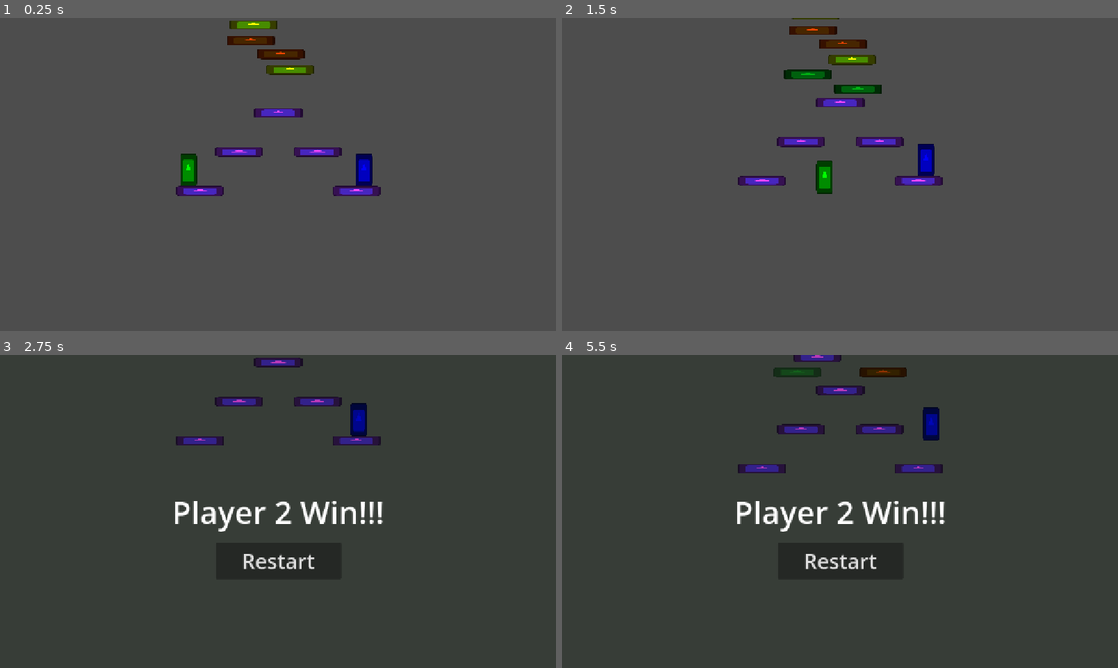
Above: before the commit, frames 1-4 (two rows, left to right).
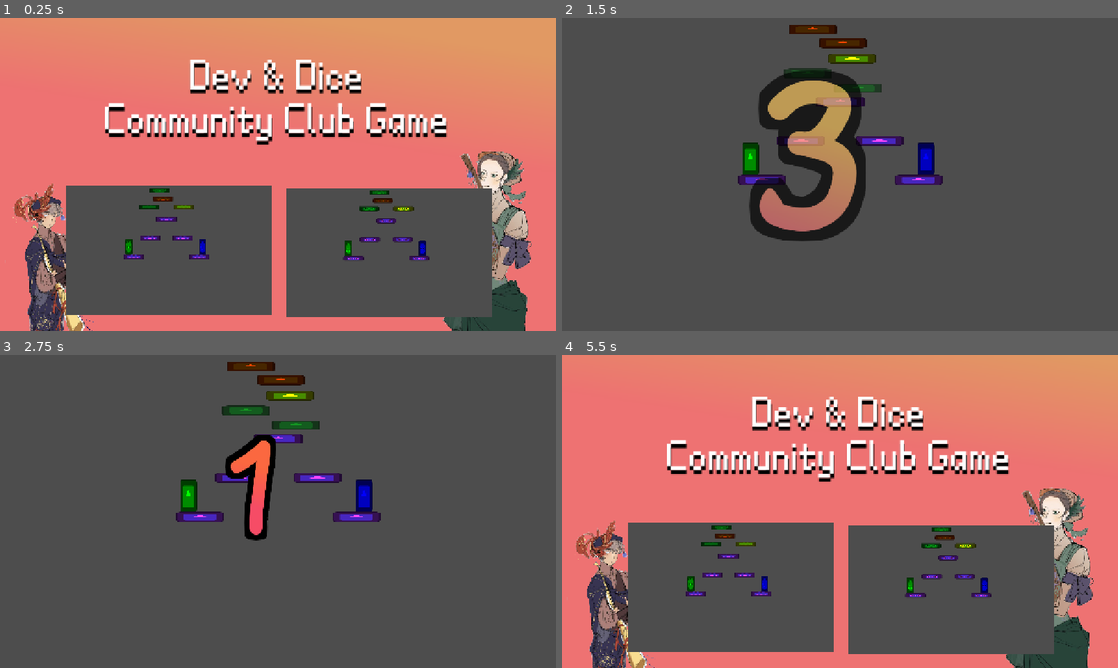
Above: after the commit, the same moments.

Repository: SUTD-Dev-n-Dice/CCG-2025
Game: Godot game, scene res://Scenes/Levels/mainmenu.tscn
The game is run twice, just before and just after one commit, with the same random seed, the same clock (stepped at 60 frames per second) and the same inputs. Before the commit the project starts from res://Scenes/Levels/Minigames/Platformer.tscn. The engine's default icon, where the game draws it, is replaced by a stand-in: a white triangle on a blue panel in a dark square.
Inputs (mouse positions are in pixels of both pictures, inside the frame that each line leads up to):
- Up to frame 1 (0.25 s): no input
- Up to frame 2 (1.5 s): hold D (right1) from 0.53 s (still down); tap . (.) at 0.6 s; tap W (up1) at 0.77, 1.07 s; tap C (c) at 0.8, 1.35 s
- Up to frame 3 (2.75 s): tap W (up1) at 1.52, 1.82 s; tap Left (left2) at 1.55, 2.1 s; release D (right1) at 2.03 s; hold A (left1) from 2.03 s (still down); tap Right (right2) at 2.3 s
- Up to frame 4 (5.5 s): release A (left1) at 2.75 s; click (840, 561) at 2.75 s, where only the run before the commit has a clickable "Restart"; hold D (right1) 3.53-5.03 s; tap Right (right2) at 3.6 s; tap W (up1) at 3.77, 4.07, 4.52, 4.82, 5.27 s; tap / (slash) at 3.8, 4.35 s; tap Up (up2) at 4.55, 5.1 s; hold A (left1) from 5.03 s (still down); tap V (v) at 5.3 s

The runs differ from the first frame. In frame 1, 70% of the frame differs, in the area x 0-100%, y 0-100%; in frame 2, 9.6%; in frame 3, 9.5%; in frame 4, 71%.

Commit message:
Start Menu and Countdown

Diff:
--- /dev/null
+++ b/Resources/Shaders/mainmenu.gdshader
@@ -0,0 +1,7 @@
+shader_type canvas_item;
+
+uniform float speed = 1;
+
+void fragment() {
+	COLOR = texture(TEXTURE, vec2(UV.x, UV.y + speed*TIME));
+}
--- a/Scenes/Levels/Minigames/Platformer.tscn
+++ b/Scenes/Levels/Minigames/Platformer.tscn
@@ -1,15 +1,236 @@
-[gd_scene load_steps=8 format=3 uid="uid://bggcj6k1dq1xk"]
+[gd_scene load_steps=19 format=3 uid="uid://bggcj6k1dq1xk"]
 
 [ext_resource type="Script" uid="uid://ca5owgkvbmvbo" path="res://Scripts/Levels/Minigames/platformer.gd" id="1_nngu6"]
+[ext_resource type="PackedScene" uid="uid://dfoyaxcxo3mks" path="res://Scenes/Levels/mainmenu.tscn" id="2_8mlde"]
 [ext_resource type="Script" uid="uid://b2nwa3nm13tyy" path="res://Scripts/Levels/Minigames/camera_2d.gd" id="2_no06q"]
 [ext_resource type="PackedScene" uid="uid://b57hn2eqj0vgl" path="res://Scenes/Objects/Platformer/Platforms/platform.tscn" id="2_sb3c7"]
 [ext_resource type="PackedScene" uid="uid://do1s2yydekb60" path="res://Scenes/Objects/Platformer/Platforms/crumbling.tscn" id="3_2pwja"]
 [ext_resource type="PackedScene" uid="uid://b8ofgpw3k131m" path="res://Scenes/Objects/Platformer/player.tscn" id="3_d1y02"]
 [ext_resource type="PackedScene" uid="uid://87dp1wpph747" path="res://Scenes/Objects/Platformer/Platforms/phasing.tscn" id="4_4vubk"]
 [ext_resource type="PackedScene" uid="uid://b2rcrcsty67fj" path="res://Scenes/Objects/Platformer/Platforms/mystery.tscn" id="5_8mlde"]
+[ext_resource type="Texture2D" uid="uid://ccnwrh3y1x66g" path="res://Assets/Sprites/x.png" id="9_md5gn"]
+[ext_resource type="Texture2D" uid="uid://esfmd70jq0ii" path="res://Assets/Sprites/y.png" id="10_nurpg"]
+[ext_resource type="Texture2D" uid="uid://c1p44v0s2h63f" path="res://Assets/Sprites/3.png" id="11_wwiic"]
+[ext_resource type="Texture2D" uid="uid://0hdsvmo2mht4" path="res://Assets/Sprites/2.png" id="12_7kkf6"]
+[ext_resource type="Texture2D" uid="uid://k8fulfdoayo5" path="res://Assets/Sprites/1.png" id="13_ci8wu"]
+[ext_resource type="Texture2D" uid="uid://dfngpns5prh4k" path="res://Assets/Sprites/go.png" id="14_gfau8"]
+
+[sub_resource type="Animation" id="Animation_uwes4"]
+resource_name = "start"
+length = 3.0
+step = 0.1
+tracks/0/type = "value"
+tracks/0/imported = false
+tracks/0/enabled = true
+tracks/0/path = NodePath("CanvasLayer/321/3:scale")
+tracks/0/interp = 1
+tracks/0/loop_wrap = true
+tracks/0/keys = {
+"times": PackedFloat32Array(0, 0.2, 1),
+"transitions": PackedFloat32Array(1, 1, 1),
+"update": 0,
+"values": [Vector2(1e-05, 1e-05), Vector2(1, 1), Vector2(1.1, 1.1)]
+}
+tracks/1/type = "value"
+tracks/1/imported = false
+tracks/1/enabled = true
+tracks/1/path = NodePath("CanvasLayer/321/2:scale")
+tracks/1/interp = 1
+tracks/1/loop_wrap = true
+tracks/1/keys = {
+"times": PackedFloat32Array(1, 1.2, 2),
+"transitions": PackedFloat32Array(1, 1, 1),
+"update": 0,
+"values": [Vector2(1e-05, 1e-05), Vector2(1, 1), Vector2(1.1, 1.1)]
+}
+tracks/2/type = "value"
+tracks/2/imported = false
+tracks/2/enabled = true
+tracks/2/path = NodePath("CanvasLayer/321/1:scale")
+tracks/2/interp = 1
+tracks/2/loop_wrap = true
+tracks/2/keys = {
+"times": PackedFloat32Array(2, 2.2, 3),
+"transitions": PackedFloat32Array(1, 1, 1),
+"update": 0,
+"values": [Vector2(1e-05, 1e-05), Vector2(1, 1), Vector2(1.1, 1.1)]
+}
+tracks/3/type = "value"
+tracks/3/imported = false
+tracks/3/enabled = true
+tracks/3/path = NodePath("CanvasLayer/321/3:modulate")
+tracks/3/interp = 1
+tracks/3/loop_wrap = true
+tracks/3/keys = {
+"times": PackedFloat32Array(0.8, 1),
+"transitions": PackedFloat32Array(1, 1),
+"update": 0,
+"values": [Color(1, 1, 1, 1), Color(1, 1, 1, 0)]
+}
+tracks/4/type = "value"
+tracks/4/imported = false
+tracks/4/enabled = true
+tracks/4/path = NodePath("CanvasLayer/321/2:modulate")
+tracks/4/interp = 1
+tracks/4/loop_wrap = true
+tracks/4/keys = {
+"times": PackedFloat32Array(1.8, 2),
+"transitions": PackedFloat32Array(1, 1),
+"update": 0,
+"values": [Color(1, 1, 1, 1), Color(1, 1, 1, 0)]
+}
+tracks/5/type = "value"
+tracks/5/imported = false
+tracks/5/enabled = true
+tracks/5/path = NodePath("CanvasLayer/321/1:modulate")
+tracks/5/interp = 1
+tracks/5/loop_wrap = true
+tracks/5/keys = {
+"times": PackedFloat32Array(2.8, 3),
+"transitions": PackedFloat32Array(1, 1),
+"update": 0,
+"values": [Color(1, 1, 1, 1), Color(1, 1, 1, 0)]
+}
+
+[sub_resource type="Animation" id="Animation_hslbb"]
+length = 0.001
+tracks/0/type = "value"
+tracks/0/imported = false
+tracks/0/enabled = true
+tracks/0/path = NodePath("CanvasLayer/321/3:scale")
+tracks/0/interp = 1
+tracks/0/loop_wrap = true
+tracks/0/keys = {
+"times": PackedFloat32Array(0),
+"transitions": PackedFloat32Array(1),
+"update": 0,
+"values": [Vector2(1e-05, 1e-05)]
+}
+tracks/1/type = "value"
+tracks/1/imported = false
+tracks/1/enabled = true
+tracks/1/path = NodePath("CanvasLayer/321/2:scale")
+tracks/1/interp = 1
+tracks/1/loop_wrap = true
+tracks/1/keys = {
+"times": PackedFloat32Array(0),
+"transitions": PackedFloat32Array(1),
+"update": 0,
+"values": [Vector2(1e-05, 1e-05)]
+}
+tracks/2/type = "value"
+tracks/2/imported = false
+tracks/2/enabled = true
+tracks/2/path = NodePath("CanvasLayer/321/1:scale")
+tracks/2/interp = 1
+tracks/2/loop_wrap = true
+tracks/2/keys = {
+"times": PackedFloat32Array(0),
+"transitions": PackedFloat32Array(1),
+"update": 0,
+"values": [Vector2(1e-05, 1e-05)]
+}
+tracks/3/type = "value"
+tracks/3/imported = false
+tracks/3/enabled = true
+tracks/3/path = NodePath("CanvasLayer/321/3:modulate")
+tracks/3/interp = 1
+tracks/3/loop_wrap = true
+tracks/3/keys = {
+"times": PackedFloat32Array(0),
+"transitions": PackedFloat32Array(1),
+"update": 0,
+"values": [Color(1, 1, 1, 1)]
+}
+tracks/4/type = "value"
+tracks/4/imported = false
+tracks/4/enabled = true
+tracks/4/path = NodePath("CanvasLayer/321/2:modulate")
+tracks/4/interp = 1
+tracks/4/loop_wrap = true
+tracks/4/keys = {
+"times": PackedFloat32Array(0),
+"transitions": PackedFloat32Array(1),
+"update": 0,
+"values": [Color(1, 1, 1, 1)]
+}
+tracks/5/type = "value"
+tracks/5/imported = false
+tracks/5/enabled = true
+tracks/5/path = NodePath("CanvasLayer/321/1:modulate")
+tracks/5/interp = 1
+tracks/5/loop_wrap = true
+tracks/5/keys = {
+"times": PackedFloat32Array(0),
+"transitions": PackedFloat32Array(1),
+"update": 0,
+"values": [Color(1, 1, 1, 1)]
+}
+tracks/6/type = "value"
+tracks/6/imported = false
+tracks/6/enabled = true
+tracks/6/path = NodePath("CanvasLayer/321/Go:scale")
+tracks/6/interp = 1
+tracks/6/loop_wrap = true
+tracks/6/keys = {
+"times": PackedFloat32Array(0),
+"transitions": PackedFloat32Array(1),
+"update": 0,
+"values": [Vector2(1e-05, 1e-05)]
+}
+tracks/7/type = "value"
+tracks/7/imported = false
+tracks/7/enabled = true
+tracks/7/path = NodePath("CanvasLayer/321/Go:modulate")
+tracks/7/interp = 1
+tracks/7/loop_wrap = true
+tracks/7/keys = {
+"times": PackedFloat32Array(0),
+"transitions": PackedFloat32Array(1),
+"update": 0,
+"values": [Color(1, 1, 1, 1)]
+}
+
+[sub_resource type="Animation" id="Animation_wwiic"]
+resource_name = "go"
+length = 2.0
+step = 0.1
+tracks/0/type = "value"
+tracks/0/imported = false
+tracks/0/enabled = true
+tracks/0/path = NodePath("CanvasLayer/321/Go:scale")
+tracks/0/interp = 1
+tracks/0/loop_wrap = true
+tracks/0/keys = {
+"times": PackedFloat32Array(0, 0.2, 2),
+"transitions": PackedFloat32Array(1, 0.5, 1),
+"update": 0,
+"values": [Vector2(1e-05, 1e-05), Vector2(0.8, 0.8), Vector2(1, 1)]
+}
+tracks/1/type = "value"
+tracks/1/imported = false
+tracks/1/enabled = true
+tracks/1/path = NodePath("CanvasLayer/321/Go:modulate")
+tracks/1/interp = 1
+tracks/1/loop_wrap = true
+tracks/1/keys = {
+"times": PackedFloat32Array(0, 2),
+"transitions": PackedFloat32Array(1, 1),
+"update": 0,
+"values": [Color(1, 1, 1, 1), Color(1, 1, 1, 0)]
+}
+
+[sub_resource type="AnimationLibrary" id="AnimationLibrary_xal5x"]
+_data = {
+&"RESET": SubResource("Animation_hslbb"),
+&"go": SubResource("Animation_wwiic"),
+&"start": SubResource("Animation_uwes4")
+}
 
 [node name="Platformer" type="Node2D"]
+process_mode = 3
 script = ExtResource("1_nngu6")
+main_menu = ExtResource("2_8mlde")
 platform_nodes = Array[PackedScene]([ExtResource("2_sb3c7"), ExtResource("5_8mlde"), ExtResource("3_2pwja"), ExtResource("4_4vubk")])
 
 [node name="Camera2D" type="Camera2D" parent="." node_paths=PackedStringArray("player_1", "player_2")]
@@ -19,6 +240,7 @@
 player_2 = NodePath("../Players/Player2")
 
 [node name="Players" type="Node2D" parent="."]
+process_mode = 1
 
 [node name="Player" parent="Players" instance=ExtResource("3_d1y02")]
 position = Vector2(-345, 216)
@@ -89,6 +311,31 @@
 theme_override_font_sizes/font_size = 48
 text = "Restart"
 
+[node name="MainMenu" type="Button" parent="CanvasLayer/Player1Win"]
+process_mode = 3
+layout_mode = 1
+anchors_preset = 8
+anchor_left = 0.5
+anchor_top = 0.5
+anchor_right = 0.5
+anchor_bottom = 0.5
+offset_left = -144.0
+offset_top = 160.0
+offset_right = 145.0
+offset_bottom = 244.0
+grow_horizontal = 2
+grow_vertical = 2
+theme_override_font_sizes/font_size = 48
+text = "Main Menu"
+
+[node name="X" type="Sprite2D" parent="CanvasLayer/Player1Win"]
+position = Vector2(819, 472)
+texture = ExtResource("9_md5gn")
+
+[node name="Y" type="Sprite2D" parent="CanvasLayer/Player1Win"]
+position = Vector2(823, 566)
+texture = ExtResource("10_nurpg")
+
 [node name="Player2Win" type="ColorRect" parent="CanvasLayer"]
 visible = false
 anchors_preset = 15
@@ -131,7 +378,64 @@
 theme_override_font_sizes/font_size = 48
 text = "Restart"
 
+[node name="MainMenu" type="Button" parent="CanvasLayer/Player2Win"]
+process_mode = 3
+layout_mode = 1
+anchors_preset = 8
+anchor_left = 0.5
+anchor_top = 0.5
+anchor_right = 0.5
+anchor_bottom = 0.5
+offset_left = -144.0
+offset_top = 160.0
+offset_right = 145.0
+offset_bottom = 244.0
+grow_horizontal = 2
+grow_vertical = 2
+theme_override_font_sizes/font_size = 48
+text = "Main Menu"
+
+[node name="X" type="Sprite2D" parent="CanvasLayer/Player2Win"]
+position = Vector2(819, 472)
+texture = ExtResource("9_md5gn")
+
+[node name="Y" type="Sprite2D" parent="CanvasLayer/Player2Win"]
+position = Vector2(823, 566)
+texture = ExtResource("10_nurpg")
+
+[node name="AnimationPlayer" type="AnimationPlayer" parent="CanvasLayer"]
+root_node = NodePath("../..")
+libraries = {
+&"": SubResource("AnimationLibrary_xal5x")
+}
+autoplay = "start"
+
+[node name="321" type="Node2D" parent="CanvasLayer"]
+
+[node name="3" type="Sprite2D" parent="CanvasLayer/321"]
+position = Vector2(574, 302)
+scale = Vector2(1e-05, 1e-05)
+texture = ExtResource("11_wwiic")
+
+[node name="2" type="Sprite2D" parent="CanvasLayer/321"]
+position = Vector2(585, 311)
+scale = Vector2(1e-05, 1e-05)
+texture = ExtResource("12_7kkf6")
+
+[node name="1" type="Sprite2D" parent="CanvasLayer/321"]
+position = Vector2(580, 300)
+scale = Vector2(1e-05, 1e-05)
+texture = ExtResource("13_ci8wu")
+
+[node name="Go" type="Sprite2D" parent="CanvasLayer/321"]
+position = Vector2(596, 361)
+scale = Vector2(1e-05, 1e-05)
+texture = ExtResource("14_gfau8")
+
 [connection signal="die" from="Players/Player" to="." method="_on_player_1_die"]
 [connection signal="die" from="Players/Player2" to="." method="_on_player_2_die"]
 [connection signal="pressed" from="CanvasLayer/Player1Win/Restart" to="." method="_on_restart_pressed"]
+[connection signal="pressed" from="CanvasLayer/Player1Win/MainMenu" to="." method="_on_main_menu_pressed"]
 [connection signal="pressed" from="CanvasLayer/Player2Win/Restart" to="." method="_on_restart_pressed"]
+[connection signal="pressed" from="CanvasLayer/Player2Win/MainMenu" to="." method="_on_main_menu_pressed"]
+[connection signal="animation_finished" from="CanvasLayer/AnimationPlayer" to="." method="_on_animation_player_animation_finished"]
--- /dev/null
+++ b/Scenes/Levels/mainmenu.tscn
@@ -0,0 +1,152 @@
+[gd_scene load_steps=13 format=3 uid="uid://dfoyaxcxo3mks"]
+
+[ext_resource type="Script" uid="uid://fkbc0dpvyqrc" path="res://Scripts/Levels/mainmenu.gd" id="1_v2vhv"]
+[ext_resource type="Shader" uid="uid://dwmq3bowamajt" path="res://Resources/Shaders/mainmenu.gdshader" id="1_wbmw1"]
+[ext_resource type="PackedScene" uid="uid://bggcj6k1dq1xk" path="res://Scenes/Levels/Minigames/Platformer.tscn" id="2_qyrli"]
+[ext_resource type="Texture2D" uid="uid://dkbph3iavs1yn" path="res://Assets/Sprites/MainMenuBackground.png" id="2_v2vhv"]
+[ext_resource type="Texture2D" uid="uid://dii2hkc8paf7l" path="res://Assets/Sprites/WIP_1.png" id="4_xc4ow"]
+[ext_resource type="Texture2D" uid="uid://c5smwo5uvcoba" path="res://Assets/Sprites/WIP_2.png" id="5_cakra"]
+[ext_resource type="FontFile" uid="uid://dm6ffv3g8i4j3" path="res://Assets/Fonts/test.ttf" id="6_cakra"]
+[ext_resource type="Texture2D" uid="uid://bok3rlqbk7x5c" path="res://Assets/Sprites/Pllatformer Screenshot.png" id="7_qmniu"]
+
+[sub_resource type="ShaderMaterial" id="ShaderMaterial_0g7yi"]
+shader = ExtResource("1_wbmw1")
+shader_parameter/speed = 0.2
+
+[sub_resource type="Animation" id="Animation_qmniu"]
+resource_name = "loop"
+length = 8.0
+loop_mode = 1
+step = 0.1
+tracks/0/type = "value"
+tracks/0/imported = false
+tracks/0/enabled = true
+tracks/0/path = NodePath("Label:position")
+tracks/0/interp = 2
+tracks/0/loop_wrap = true
+tracks/0/keys = {
+"times": PackedFloat32Array(0, 4, 8),
+"transitions": PackedFloat32Array(1, 1, 1),
+"update": 0,
+"values": [Vector2(30, 93), Vector2(30, 53), Vector2(30, 93)]
+}
+tracks/1/type = "value"
+tracks/1/imported = false
+tracks/1/enabled = true
+tracks/1/path = NodePath("Wip2:rotation")
+tracks/1/interp = 2
+tracks/1/loop_wrap = true
+tracks/1/keys = {
+"times": PackedFloat32Array(2, 6),
+"transitions": PackedFloat32Array(1, 1),
+"update": 0,
+"values": [0.0785398, -0.0785398]
+}
+tracks/2/type = "value"
+tracks/2/imported = false
+tracks/2/enabled = true
+tracks/2/path = NodePath("Wip1:rotation")
+tracks/2/interp = 2
+tracks/2/loop_wrap = true
+tracks/2/keys = {
+"times": PackedFloat32Array(1, 5),
+"transitions": PackedFloat32Array(1, 1),
+"update": 0,
+"values": [0.0785398, -0.0785398]
+}
+
+[sub_resource type="Animation" id="Animation_qyrli"]
+length = 0.001
+tracks/0/type = "value"
+tracks/0/imported = false
+tracks/0/enabled = true
+tracks/0/path = NodePath("Label:position")
+tracks/0/interp = 1
+tracks/0/loop_wrap = true
+tracks/0/keys = {
+"times": PackedFloat32Array(0),
+"transitions": PackedFloat32Array(1),
+"update": 0,
+"values": [Vector2(30, 73)]
+}
+tracks/1/type = "value"
+tracks/1/imported = false
+tracks/1/enabled = true
+tracks/1/path = NodePath("Wip2:rotation")
+tracks/1/interp = 1
+tracks/1/loop_wrap = true
+tracks/1/keys = {
+"times": PackedFloat32Array(0),
+"transitions": PackedFloat32Array(1),
+"update": 0,
+"values": [0.0]
+}
+tracks/2/type = "value"
+tracks/2/imported = false
+tracks/2/enabled = true
+tracks/2/path = NodePath("Wip1:rotation")
+tracks/2/interp = 1
+tracks/2/loop_wrap = true
+tracks/2/keys = {
+"times": PackedFloat32Array(0),
+"transitions": PackedFloat32Array(1),
+"update": 0,
+"values": [0.0]
+}
+
+[sub_resource type="AnimationLibrary" id="AnimationLibrary_0y15m"]
+_data = {
+&"RESET": SubResource("Animation_qyrli"),
+&"loop": SubResource("Animation_qmniu")
+}
+
+[node name="Mainmenu" type="Node2D"]
+script = ExtResource("1_v2vhv")
+platformer_scene = ExtResource("2_qyrli")
+bullethell_scene = ExtResource("2_qyrli")
+
+[node name="MainMenuBackground" type="Sprite2D" parent="."]
+texture_repeat = 2
+material = SubResource("ShaderMaterial_0g7yi")
+texture = ExtResource("2_v2vhv")
+centered = false
+
+[node name="Wip1" type="Sprite2D" parent="."]
+position = Vector2(137, 562)
+scale = Vector2(0.4, 0.4)
+texture = ExtResource("4_xc4ow")
+
+[node name="Wip2" type="Sprite2D" parent="."]
+position = Vector2(1081, 514)
+scale = Vector2(0.6, 0.6)
+texture = ExtResource("5_cakra")
+
+[node name="Label" type="Label" parent="."]
+offset_left = 30.0
+offset_top = 93.0
+offset_right = 1247.0
+offset_bottom = 518.0
+theme_override_colors/font_color = Color(1, 1, 1, 1)
+theme_override_colors/font_shadow_color = Color(0, 0, 0, 1)
+theme_override_constants/shadow_offset_y = 9
+theme_override_fonts/font = ExtResource("6_cakra")
+theme_override_font_sizes/font_size = 96
+text = "Dev & Dice
+Community Club Game"
+horizontal_alignment = 1
+
+[node name="AnimationPlayer" type="AnimationPlayer" parent="."]
+libraries = {
+&"": SubResource("AnimationLibrary_0y15m")
+}
+autoplay = "loop"
+
+[node name="PllatformerScreenshot" type="Sprite2D" parent="."]
+position = Vector2(895, 538)
+scale = Vector2(0.420142, 0.480519)
+texture = ExtResource("7_qmniu")
+
+[node name="PllatformerScreenshot2" type="Sprite2D" parent="."]
+position = Vector2(389, 534)
+scale = Vector2(0.420142, 0.480519)
+texture = ExtResource("7_qmniu")
--- a/Scripts/Levels/Minigames/platformer.gd
+++ b/Scripts/Levels/Minigames/platformer.gd
@@ -1,9 +1,12 @@
 extends Node2D
+
+@export var main_menu:PackedScene
 
 @export var platform_nodes:Array[PackedScene] = []
 @export var player:Node2D
 
 var last_pos_y:int = 0
+var game_over:bool = false
 
 func _ready() -> void:
 	for i in 100:
@@ -22,16 +25,28 @@
 func _process(delta: float) -> void:
 	pass
 
+func go():
+	pass
+	$Players/Player.go()
+	$Players/Player2.go()
+
 func _input(event: InputEvent) -> void:
-	pass
+	if game_over:
+
+		if Input.is_action_just_pressed("c") or Input.is_action_just_pressed("."):
+			_on_restart_pressed()
+		elif Input.is_action_just_pressed("v") or Input.is_action_just_pressed("slash"):
+			_on_main_menu_pressed()
 
 
 func _on_player_1_die() -> void:
+	game_over = true
 	get_tree().paused = true
 	$CanvasLayer/Player2Win.show()
 
 
 func _on_player_2_die() -> void:
+	game_over = true
 	get_tree().paused = true
 	$CanvasLayer/Player1Win.show()
 
@@ -39,3 +54,14 @@
 func _on_restart_pressed() -> void:
 	get_tree().paused = false
 	get_tree().reload_current_scene()
+
+
+func _on_main_menu_pressed() -> void:
+	get_tree().paused = false
+	get_tree().change_scene_to_file("res://Scenes/Levels/mainmenu.tscn")
+
+
+func _on_animation_player_animation_finished(anim_name: StringName) -> void:
+	if anim_name == "start":
+		go()
+		$CanvasLayer/AnimationPlayer.play("go")
--- /dev/null
+++ b/Scripts/Levels/mainmenu.gd
@@ -0,0 +1,10 @@
+extends Node2D
+
+@export var platformer_scene:PackedScene
+@export var bullethell_scene:PackedScene
+
+func _input(event: InputEvent) -> void:
+	if Input.is_action_just_pressed("c") or Input.is_action_just_pressed("."):
+		get_tree().change_scene_to_packed(platformer_scene)
+	elif Input.is_action_just_pressed("v") or Input.is_action_just_pressed("slash"):
+		get_tree().change_scene_to_packed(bullethell_scene)
--- a/Scripts/Objects/Platformer/player.gd
+++ b/Scripts/Objects/Platformer/player.gd
@@ -27,6 +27,8 @@
 var jump_number:int = 0
 var time_in_air:float = 0
 
+var can_move:bool = false
+
 signal die
 
 func _ready() -> void:
@@ -35,17 +37,21 @@
 	if !player_1:
 		$Sprite2D.modulate = Color(0,0,1,1)
 
+func go():
+	can_move = true
+
 func _physics_process(delta: float) -> void:
-	var jump_button:String = "up1"
-	if player_1:
-		dir.x = Input.get_axis("left1", "right1")
-	else:
-		dir.x = Input.get_axis("left2", "right2")
-		jump_button = "up2"
+	var jump_button:String = "c"
+	if can_move:
+		if player_1:
+			dir.x = Input.get_axis("left1", "right1")
+		else:
+			dir.x = Input.get_axis("left2", "right2")
+			jump_button = "."
 
 	dir.x *= speed
 
-	if Input.is_action_pressed(jump_button):
+	if Input.is_action_pressed(jump_button) and can_move:
 		jump_buffer += delta
 	else:
 		jump_buffer = 0
--- a/project.godot
+++ b/project.godot
@@ -11,7 +11,7 @@
 [application]
 
 config/name="DevAndDiceCommunityClubGame"
-run/main_scene="uid://bggcj6k1dq1xk"
+run/main_scene="uid://dfoyaxcxo3mks"
 config/features=PackedStringArray("4.4", "GL Compatibility")
 config/icon="res://icon.svg"
 
@@ -32,81 +32,97 @@
 left1={
 "deadzone": 0.2,
 "events": [Object(InputEventKey,"resource_local_to_scene":false,"resource_name":"","device":-1,"window_id":0,"alt_press …(191 unchanged characters)…
+, Object(InputEventJoypadMotion,"resource_local_to_scene":false,"resource_name":"","device":-1,"axis":0,"axis_value":-1.0,"script":null)
 ]
 }
 right1={
 "deadzone": 0.2,
 "events": [Object(InputEventKey,"resource_local_to_scene":false,"resource_name":"","device":-1,"window_id":0,"alt_press …(192 unchanged characters)…
+, Object(InputEventJoypadMotion,"resource_local_to_scene":false,"resource_name":"","device":-1,"axis":0,"axis_value":1.0,"script":null)
 ]
 }
 up1={
 "deadzone": 0.2,
 "events": [Object(InputEventKey,"resource_local_to_scene":false,"resource_name":"","device":-1,"window_id":0,"alt_press …(192 unchanged characters)…
+, Object(InputEventJoypadMotion,"resource_local_to_scene":false,"resource_name":"","device":-1,"axis":1,"axis_value":-1.0,"script":null)
 ]
 }
 down1={
 "deadzone": 0.2,
 "events": [Object(InputEventKey,"resource_local_to_scene":false,"resource_name":"","device":-1,"window_id":0,"alt_press …(192 unchanged characters)…
+, Object(InputEventJoypadMotion,"resource_local_to_scene":false,"resource_name":"","device":-1,"axis":1,"axis_value":1.0,"script":null)
 ]
 }
 left2={
 "deadzone": 0.2,
 "events": [Object(InputEventKey,"resource_local_to_scene":false,"resource_name":"","device":-1,"window_id":0,"alt_press …(195 unchanged characters)…
+, Object(InputEventJoypadMotion,"resource_local_to_scene":false,"resource_name":"","device":-1,"axis":2,"axis_value":1.0,"script":null)
 ]
 }
 right2={
 "deadzone": 0.2,
 "events": [Object(InputEventKey,"resource_local_to_scene":false,"resource_name":"","device":-1,"window_id":0,"alt_press …(195 unchanged characters)…
+, Object(InputEventJoypadMotion,"resource_local_to_scene":false,"resource_name":"","device":-1,"axis":2,"axis_value":1.0,"script":null)
 ]
 }
 up2={
 "deadzone": 0.2,
 "events": [Object(InputEventKey,"resource_local_to_scene":false,"resource_name":"","device":-1,"window_id":0,"alt_press …(195 unchanged characters)…
+, Object(InputEventJoypadMotion,"resource_local_to_scene":false,"resource_name":"","device":-1,"axis":3,"axis_value":-1.0,"script":null)
 ]
 }
 down2={
 "deadzone": 0.2,
 "events": [Object(InputEventKey,"resource_local_to_scene":false,"resource_name":"","device":-1,"window_id":0,"alt_press …(195 unchanged characters)…
+, Object(InputEventJoypadMotion,"resource_local_to_scene":false,"resource_name":"","device":-1,"axis":3,"axis_value":1.0,"script":null)
 ]
 }
 z={
 "deadzone": 0.2,
 "events": [Object(InputEventKey,"resource_local_to_scene":false,"resource_name":"","device":-1,"window_id":0,"alt_press …(192 unchanged characters)…
+, Object(InputEventJoypadButton,"resource_local_to_scene":false,"resource_name":"","device":-1,"button_index":0,"pressure":0.0,"pressed":true,"script":null)
 ]
 }
 x={
 "deadzone": 0.2,
 "events": [Object(InputEventKey,"resource_local_to_scene":false,"resource_name":"","device":-1,"window_id":0,"alt_press …(192 unchanged characters)…
+, Object(InputEventJoypadButton,"resource_local_to_scene":false,"resource_name":"","device":-1,"button_index":1,"pressure":0.0,"pressed":true,"script":null)
 ]
 }
 c={
 "deadzone": 0.2,
 "events": [Object(InputEventKey,"resource_local_to_scene":false,"resource_name":"","device":-1,"window_id":0,"alt_press …(191 unchanged characters)…
+, Object(InputEventJoypadButton,"resource_local_to_scene":false,"resource_name":"","device":-1,"button_index":2,"pressure":0.0,"pressed":true,"script":null)
 ]
 }
 v={
 "deadzone": 0.2,
 "events": [Object(InputEventKey,"resource_local_to_scene":false,"resource_name":"","device":-1,"window_id":0,"alt_press …(192 unchanged characters)…
+, Object(InputEventJoypadButton,"resource_local_to_scene":false,"resource_name":"","device":-1,"button_index":3,"pressure":0.0,"pressed":true,"script":null)
 ]
 }
 m={
 "deadzone": 0.2,
 "events": [Object(InputEventKey,"resource_local_to_scene":false,"resource_name":"","device":-1,"window_id":0,"alt_press …(192 unchanged characters)…
+, Object(InputEventJoypadButton,"resource_local_to_scene":false,"resource_name":"","device":-1,"button_index":4,"pressure":0.0,"pressed":true,"script":null)
 ]
 }
 ,={
 "deadzone": 0.2,
 "events": [Object(InputEventKey,"resource_local_to_scene":false,"resource_name":"","device":-1,"window_id":0,"alt_press …(191 unchanged characters)…
+, Object(InputEventJoypadButton,"resource_local_to_scene":false,"resource_name":"","device":-1,"button_index":5,"pressure":0.0,"pressed":true,"script":null)
 ]
 }
 .={
 "deadzone": 0.2,
 "events": [Object(InputEventKey,"resource_local_to_scene":false,"resource_name":"","device":-1,"window_id":0,"alt_press …(191 unchanged characters)…
+, Object(InputEventJoypadButton,"resource_local_to_scene":false,"resource_name":"","device":-1,"button_index":6,"pressure":0.0,"pressed":true,"script":null)
 ]
 }
 slash={
 "deadzone": 0.2,
 "events": [Object(InputEventKey,"resource_local_to_scene":false,"resource_name":"","device":-1,"window_id":0,"alt_press …(191 unchanged characters)…
+, Object(InputEventJoypadButton,"resource_local_to_scene":false,"resource_name":"","device":-1,"button_index":7,"pressure":0.0,"pressed":true,"script":null)
 ]
 }
 
Binary file added: Assets/Fonts/test.ttf
Not shown, added: Assets/Fonts/test.ttf.import
Binary file added: Assets/Sprites/1.png
Not shown, added: Assets/Sprites/1.png.import
Binary file added: Assets/Sprites/2.png
Not shown, added: Assets/Sprites/2.png.import
Binary file added: Assets/Sprites/3.png
Not shown, added: Assets/Sprites/3.png.import
Binary file added: Assets/Sprites/MainMenuBackground.png
Not shown, added: Assets/Sprites/MainMenuBackground.png.import
Binary file added: Assets/Sprites/Pllatformer Screenshot.png
Not shown, added: Assets/Sprites/Pllatformer Screenshot.png.import
(and 12 more such lines)
